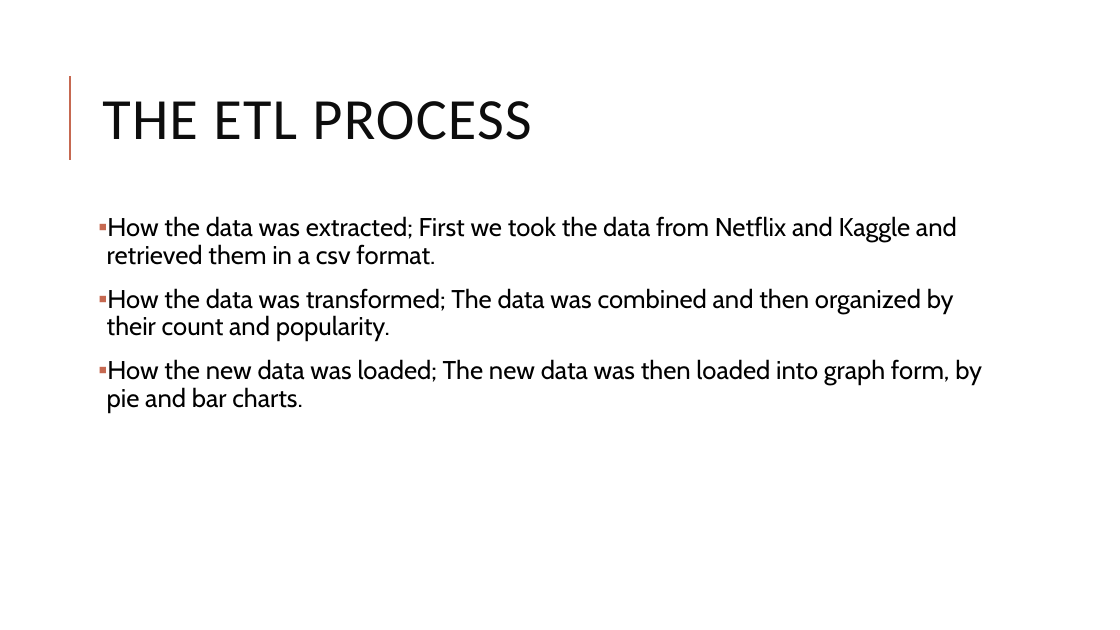
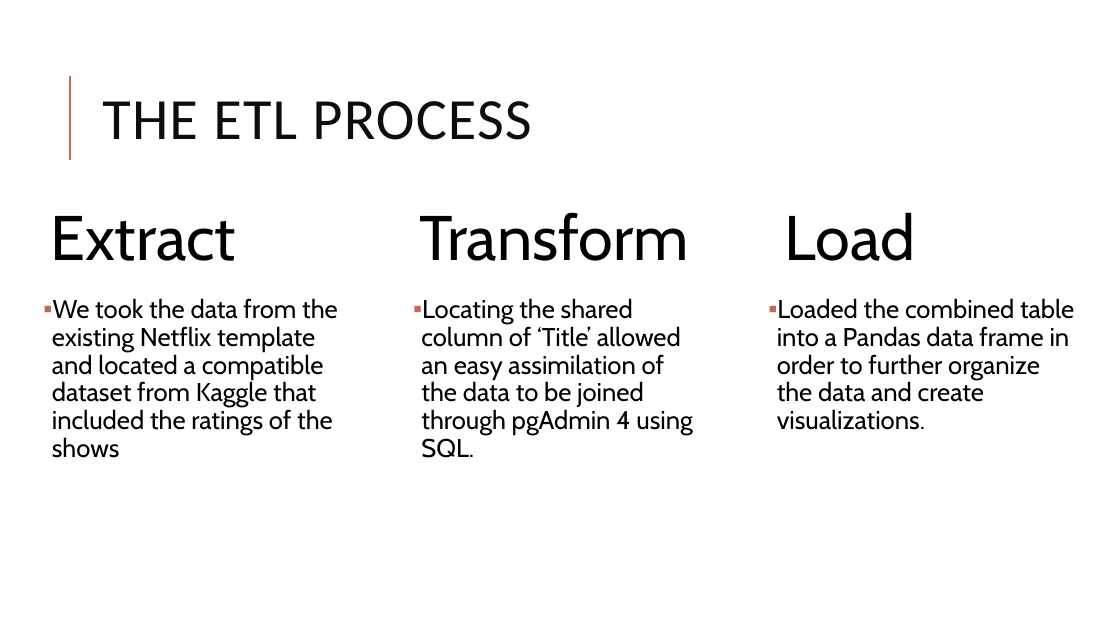
Before and after one commit to shades9a/Project_2, a slide deck: slide 2 of netflixpresentation.pptx. Drawn at 1120x630 pixels with LibreOffice and Linux fonts; fonts in the diff are those of the drawing. Boxes give left, top, right and bottom in pixels: in the first picture for what was removed or moved away, otherwise in the second. Text is boxed around its words. In the diff, an @@ line names an element or a change of style, - is before the commit and + after.

```diff
--- a/netflixpresentation.pptx
+++ b/netflixpresentation.pptx
@@ text added at bbox=[50, 216, 236, 261], 54 pt, text #000000 @@
+Extract
@@ text added at bbox=[419, 212, 689, 261], 54 pt, text #000000 @@
+Transform
@@ text added at bbox=[785, 212, 916, 261], 54 pt, text #000000 @@
+Load
@@ text at bbox=[52, 298, 338, 458]: text changed @@
-▪ How the data was extracted; First we took the data from Netflix and Kaggle and retrieved them in a csv format.
-▪ How the data was transformed; The data was combined and then organized by their count and popularity.
-▪ How the new data was loaded; The new data was then loaded into graph form, by pie and bar charts.
+▪ We took the data from the existing Netflix template and located a compatible dataset from Kaggle that included the ratings of the shows
@@ text added at bbox=[421, 298, 693, 458], 22 pt, text #000000 @@
+▪ Locating the shared column of ‘Title’ allowed an easy assimilation of the data to be joined through pgAdmin 4 using SQL.
@@ text added at bbox=[777, 298, 1074, 430], 22 pt, text #000000 @@
+▪ Loaded the combined table into a Pandas data frame in order to further organize the data and create visualizations.
```
